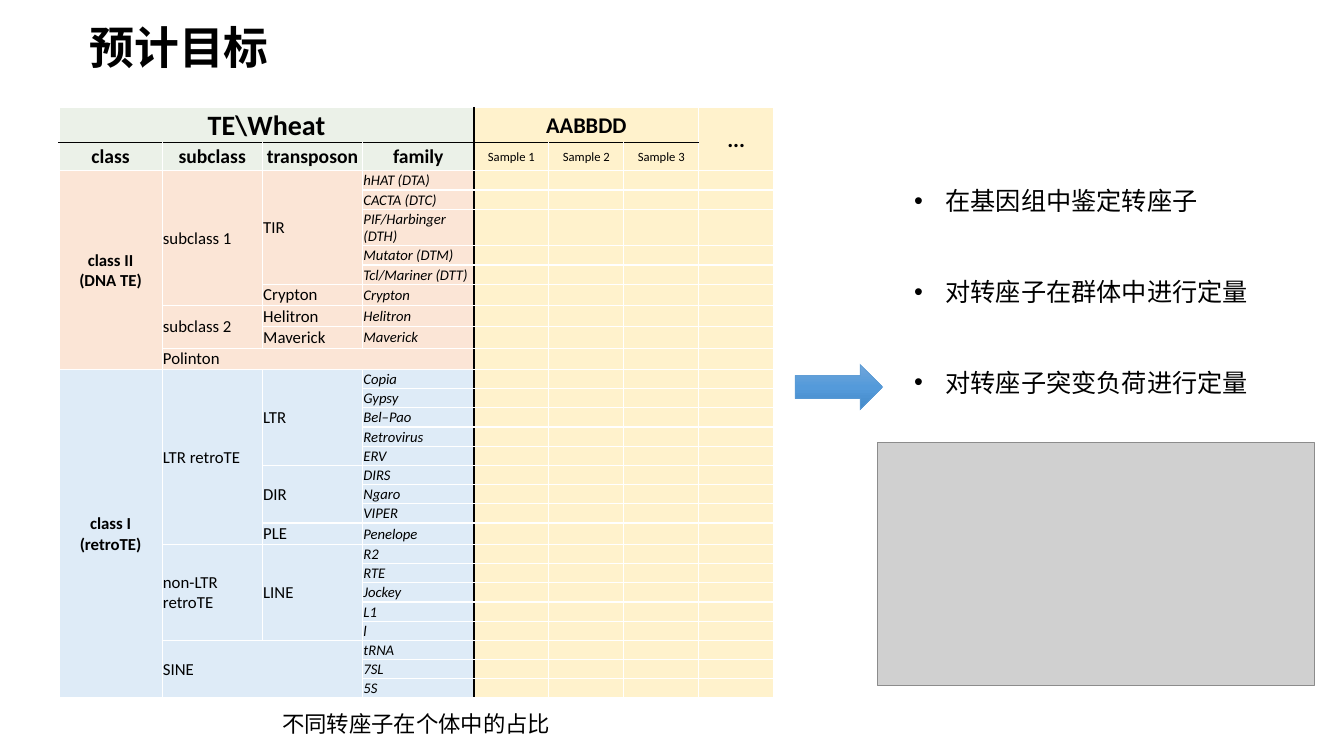
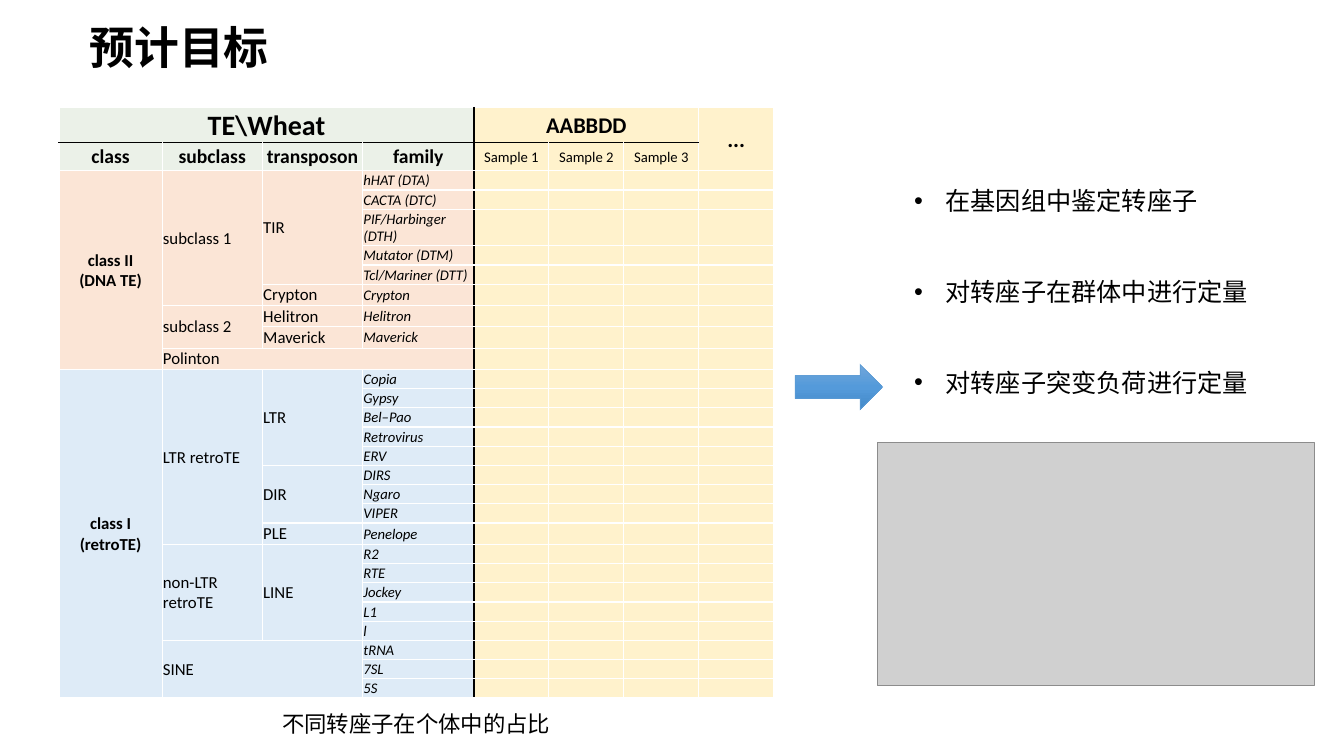
Before and after one commit to SirLearning/GeneticsNotes, a slide deck: slide 4 of undergraduate/Presentation.pptx. Drawn at 1344x756 pixels with LibreOffice and Linux fonts; fonts in the diff are those of the drawing; grey boxes stand for pictures. Boxes give left, top, right and bottom in pixels: in the first picture for what was removed or moved away, otherwise in the second. Text is boxed around its words. In the diff, an @@ line names an element or a change of style, - is before the commit and + after.

```diff
--- a/undergraduate/Presentation.pptx
+++ b/undergraduate/Presentation.pptx
@@ table at [59,108,772,697] @@
@@ size 9 to 10.5 pt in "Sample 1", "Sample 2", "Sample 3" @@
```
Also in this commit, not shown: 1 other slide changed, 5 other files.
